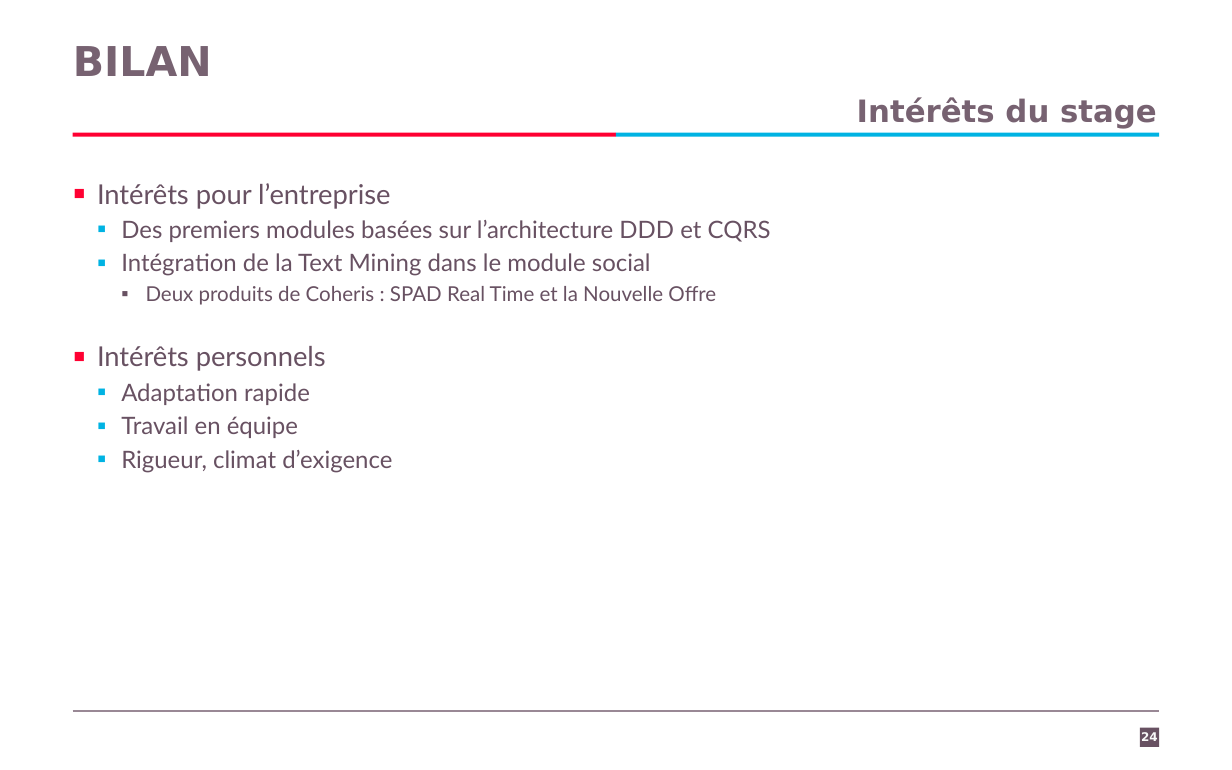
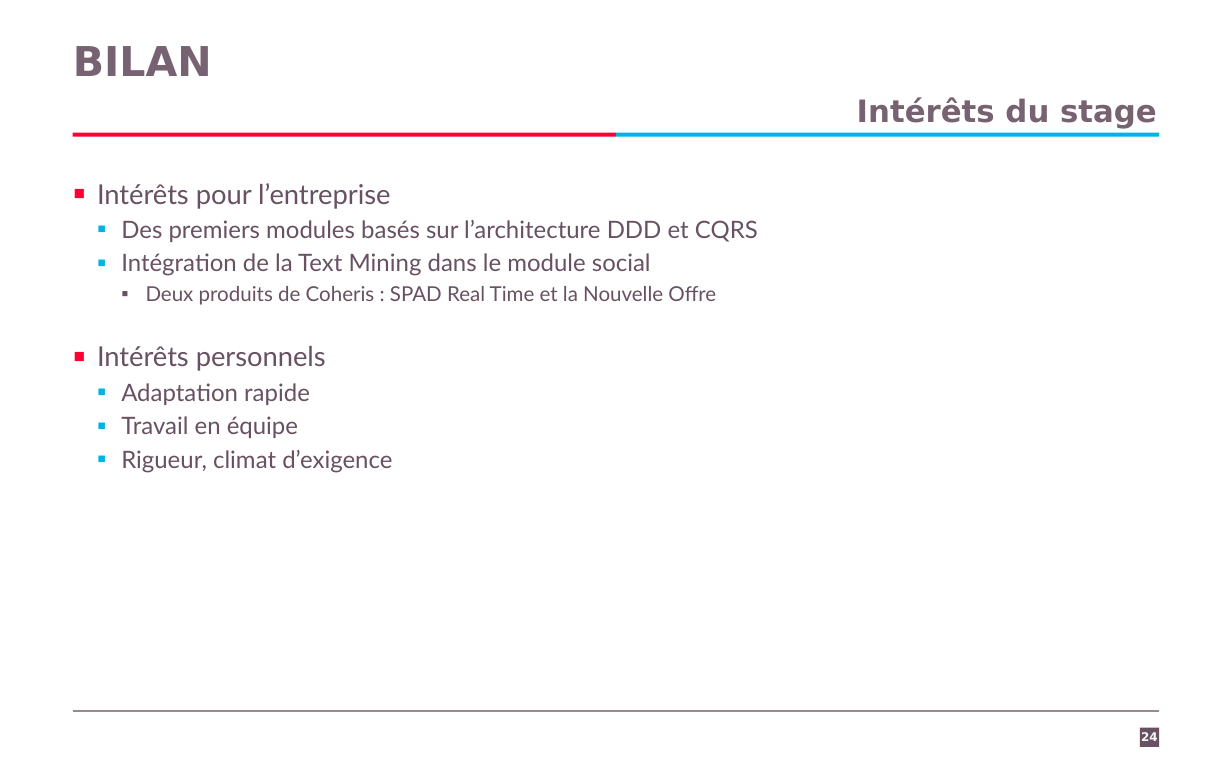
Before and after one commit to Kingsousse/Intership-Report-CRM, a slide deck: slide 24 of presentation.pptx. Drawn at 1232x770 pixels with LibreOffice and Linux fonts; fonts in the diff are those of the drawing; background and template pictures are left out. Boxes give left, top, right and bottom in pixels: in the first picture for what was removed or moved away, otherwise in the second. Text is boxed around its words. In the diff, an @@ line names an element or a change of style, - is before the commit and + after.

```diff
--- a/presentation.pptx
+++ b/presentation.pptx
@@ text at [121,220,758,242]: text changed @@
-  ▪ Des premiers modules basées sur l’architecture DDD et CQRS
+  ▪ Des premiers modules basés sur l’architecture DDD et CQRS
```
Also in this commit, not shown: 9 other slides changed, 1 other file.
